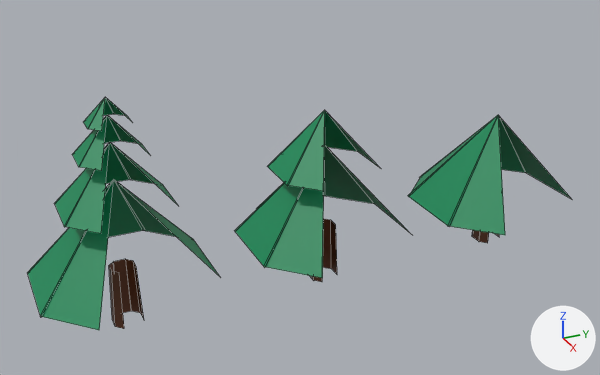
What one commit did to the OBJ model android/assets/Fir-tree.obj.
Rendered twice from a 50 mm camera at (11.9, 5.17, 4.9) aimed at (1.91, 9.66, -0.1). Every picture has the same lights, and +X, +Y and +Z are marked at lower right. Mesh edges are drawn as thin lines. Where no turn or scale is listed for an object, it has been applied to the vertices.

Names of what the first picture shows: 'Cube.001_Cube.003', 'Cube.002', 'Cube.003_Cube.008', 'Cube.004_Cube.009', 'Cube.005_Cube.010', 'Cube.006_Cube.001', 'Cube.007_Cube.004', 'Cube.010_Cube.007', 'Cube.015'.
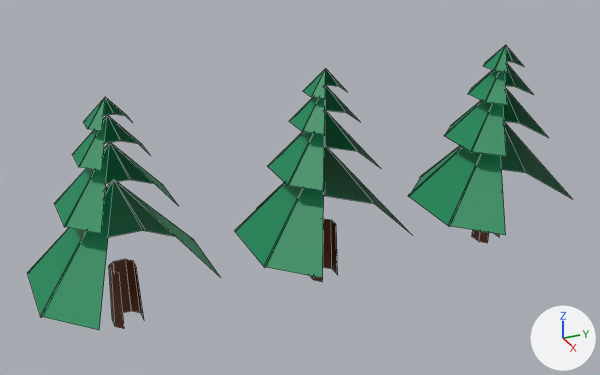
Boxes (x1, y1, x2, y2) around the edits, measured in the pictures (600 x 375 px):
'Cube.007_Cube.004', reshaped: before (267, 110, 380, 191); after (268, 110, 379, 191)
'Cube.019', added (green): after (444, 89, 549, 156)
'Cube.012', added (green): after (289, 85, 360, 135)
'Cube.018', added (green): after (468, 64, 534, 105)
'Cube.010_Cube.007', reshaped: before (310, 219, 337, 282); after (310, 219, 338, 282)
'Cube.013', added (green): after (303, 68, 346, 99)
'Cube.017', added (green): after (483, 45, 523, 72)

What changed in the scene script:
```text
Change me_cube_007_cube_004:
    used by ob_cube_007_cube_004; location = (0.0, 0.0, 0.0)
    remove me_cube_007_cube_004.from_pydata(...)  # 13 vertices, 11 faces; spans x 1.272..2.728, y 9.272..10.728, z 0.187..1.065
    add me_cube_007_cube_004.from_pydata(...)  # 14 vertices, 11 faces, 1 loose edge; spans x 1.272..2.728, y 9.277..10.733, z 0.187..1.065
    me_cube_007_cube_004 part 1: the whole mesh is rebuilt
Change me_cube_010_cube_007:
    used by ob_cube_010_cube_007; location = (0.0, 0.0, 0.0)
    remove me_cube_010_cube_007.from_pydata(...)  # 32 vertices, 12 faces, 4 loose edges; spans x 1.8..2.2, y 9.8..10.2, z -1.586..-0.725
    add me_cube_010_cube_007.from_pydata(...)  # 26 vertices, 12 faces; spans x 1.8..2.2, y 9.805..10.205, z -1.586..-0.725
    me_cube_010_cube_007 part 2: the loose piece of 28 vertices spanning x 1.8..2.2, y 9.8..10.2, z -1.586..-0.725 is rebuilt with 26 vertices and now spans x 1.8..2.2, y 9.805..10.205, z -1.586..-0.725
Add me_cube_019:
    me_cube_019.from_pydata(...)  # 14 vertices, 11 faces, 1 loose edge; spans x 1.272..2.728, y 12.277..13.733, z 0.187..1.065
    me_cube_019.materials.append(mat_leaves)  # green #048a57
Add me_cube_018:
    me_cube_018.from_pydata(...)  # 13 vertices, 11 faces; spans x 1.55..2.45, y 12.555..13.454, z 0.885..1.427
    me_cube_018.materials.append(mat_leaves)  # green #048a57
Add me_cube_017:
    me_cube_017.from_pydata(...)  # 13 vertices, 11 faces; spans x 1.723..2.277, y 12.727..13.282, z 1.327..1.661
    me_cube_017.materials.append(mat_leaves)  # green #048a57
Add me_cube_013:
    me_cube_013.from_pydata(...)  # 13 vertices, 11 faces; spans x 1.723..2.277, y 9.728..10.283, z 1.327..1.661
    me_cube_013.materials.append(mat_leaves)  # green #048a57
Add me_cube_012:
    me_cube_012.from_pydata(...)  # 13 vertices, 11 faces; spans x 1.55..2.45, y 9.556..10.455, z 0.885..1.427
    me_cube_012.materials.append(mat_leaves)  # green #048a57
Add ob_cube_019:
    ob_cube_019 = bpy.data.objects.new('Cube.019', me_cube_019)
    ob_cube_019.location = (0.0, 0.0, 0.0)
Add ob_cube_018:
    ob_cube_018 = bpy.data.objects.new('Cube.018', me_cube_018)
    ob_cube_018.location = (0.0, 0.0, 0.0)
Add ob_cube_017:
    ob_cube_017 = bpy.data.objects.new('Cube.017', me_cube_017)
    ob_cube_017.location = (0.0, 0.0, 0.0)
Add ob_cube_013:
    ob_cube_013 = bpy.data.objects.new('Cube.013', me_cube_013)
    ob_cube_013.location = (0.0, 0.0, 0.0)
Add ob_cube_012:
    ob_cube_012 = bpy.data.objects.new('Cube.012', me_cube_012)
    ob_cube_012.location = (0.0, 0.0, 0.0)
```
